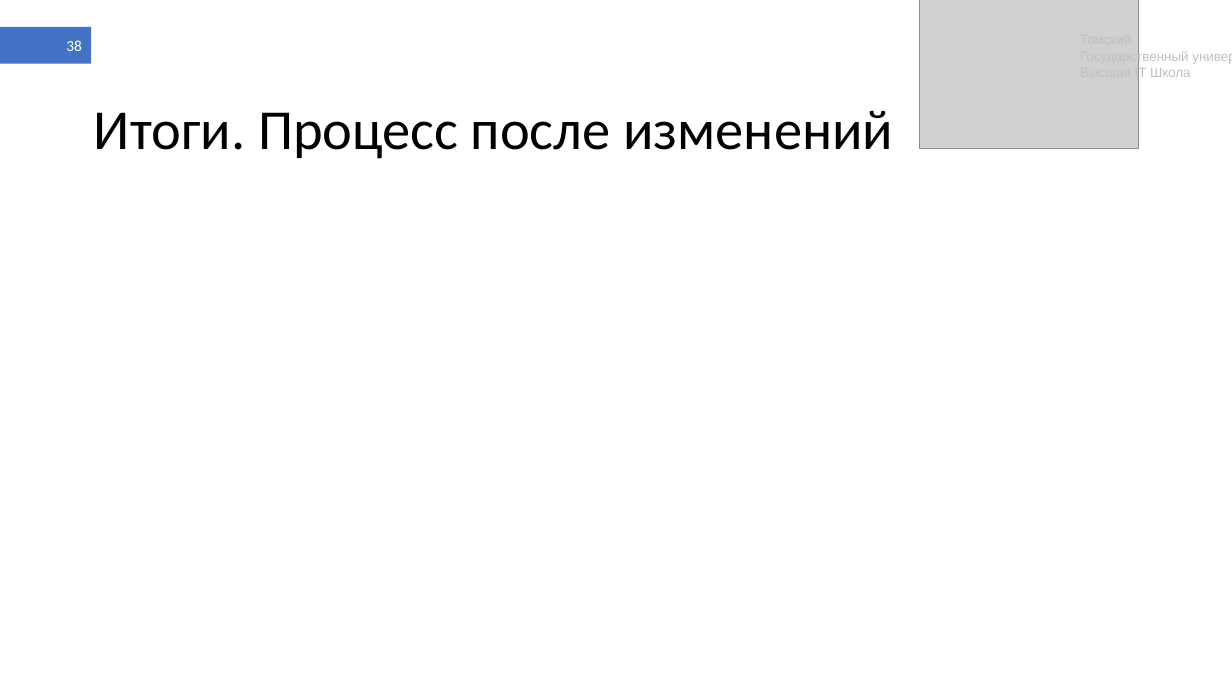
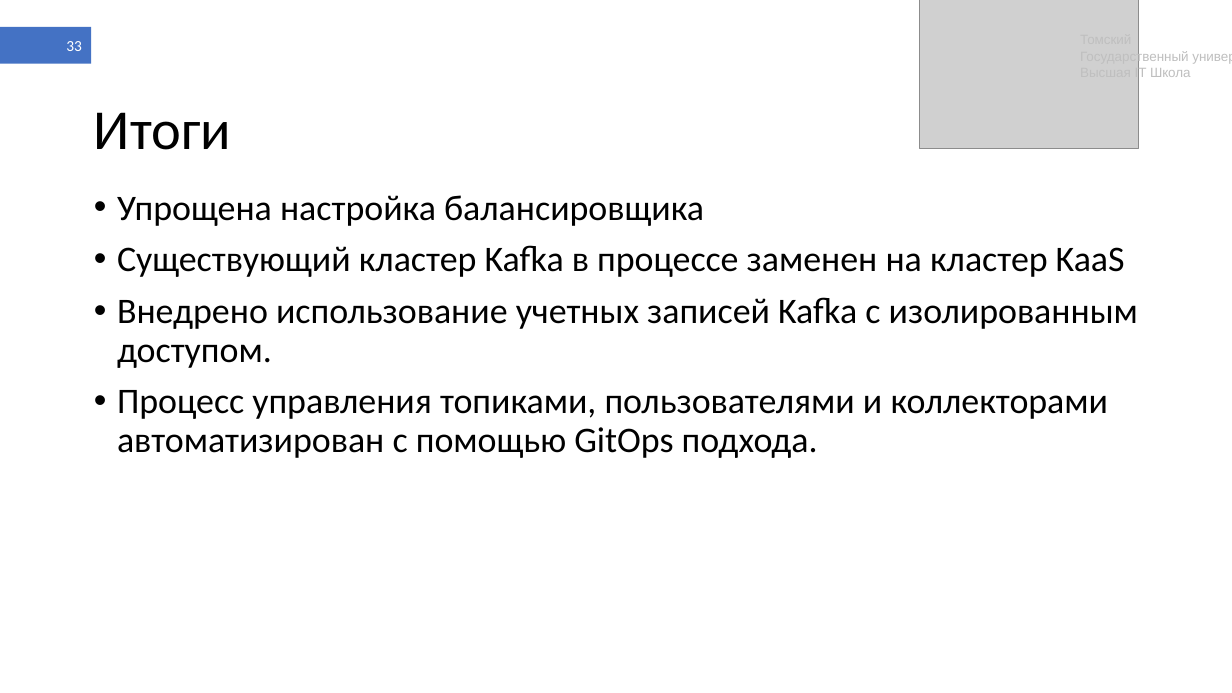
Before and after one commit to shameoff/GraduateWork, a slide deck: slide 33 of Презентация ВКР (в шаблоне).pptx (slide 38 before the commit). Drawn at 1232x693 pixels with LibreOffice and Linux fonts; fonts in the diff are those of the drawing; grey boxes stand for pictures. Boxes give left, top, right and bottom in pixels: in the first picture for what was removed or moved away, otherwise in the second. Text is boxed around its words. In the diff, an @@ line names an element or a change of style, - is before the commit and + after.

```diff
--- a/Презентация ВКР (в шаблоне).pptx
+++ b/Презентация ВКР (в шаблоне).pptx
@@ page number at bbox=[66, 41, 82, 51]: text changed @@
-38
+33
@@ title at bbox=[94, 112, 231, 150]: text changed @@
-Итоги. Процесс после изменений
+Итоги
@@ text added at bbox=[117, 195, 1138, 458], 28 pt, text #000000 @@
+• Упрощена настройка балансировщика
+• Существующий кластер Kafka в процессе заменен на кластер KaaS
+• Внедрено использование учетных записей Kafka с изолированным доступом.
+• Процесс управления топиками, пользователями и коллекторами автоматизирован с помощью GitOps подхода.
```
Also in this commit, not shown: 11 other slides changed, 5 slides added, 9 slides removed, 2 other files.
